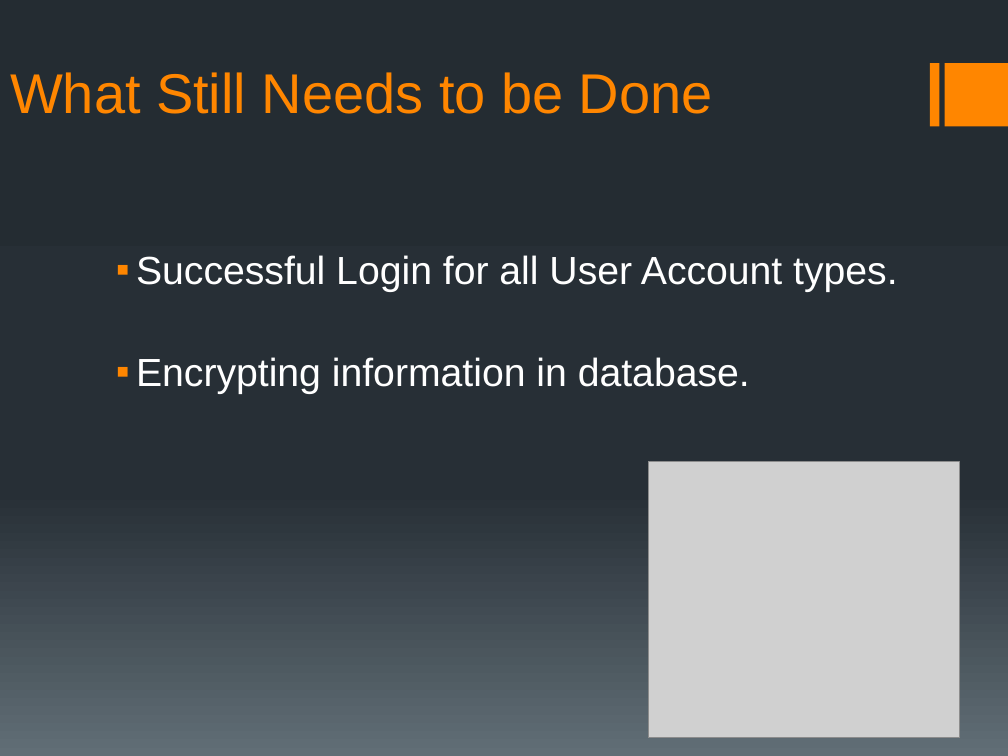
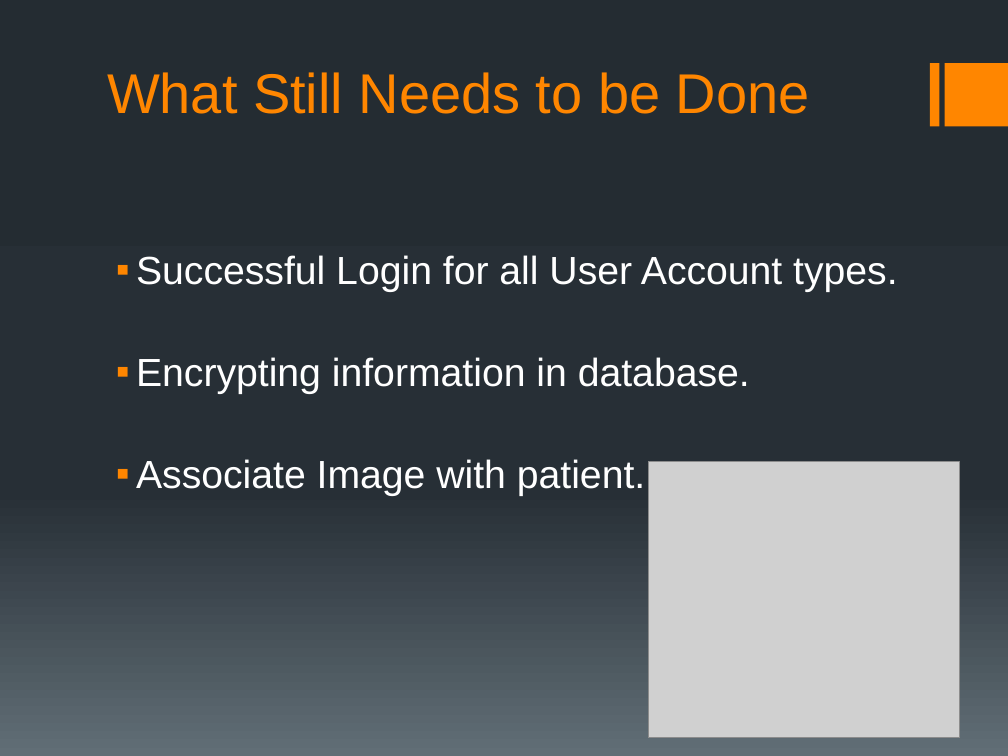
Before and after one commit to rmkane/semrs, a slide deck: slide 8 of MidTerm/Midterm_presentation_SEMRS.pptx. Drawn at 1008x756 pixels with LibreOffice and Linux fonts; fonts in the diff are those of the drawing; grey boxes stand for pictures. Boxes give left, top, right and bottom in pixels: in the first picture for what was removed or moved away, otherwise in the second. Text is boxed around its words. In the diff, an @@ line names an element or a change of style, - is before the commit and + after.

```diff
--- a/MidTerm/Midterm_presentation_SEMRS.pptx
+++ b/MidTerm/Midterm_presentation_SEMRS.pptx
@@ title "What Still Needs to be ..." at [107,72,810,114]: alignment left to centre @@
@@ text at [136,459,645,496]: paragraph added @@
+▪ Associate Image with patient.
```
Also in this commit, not shown: 7 other slides changed.
